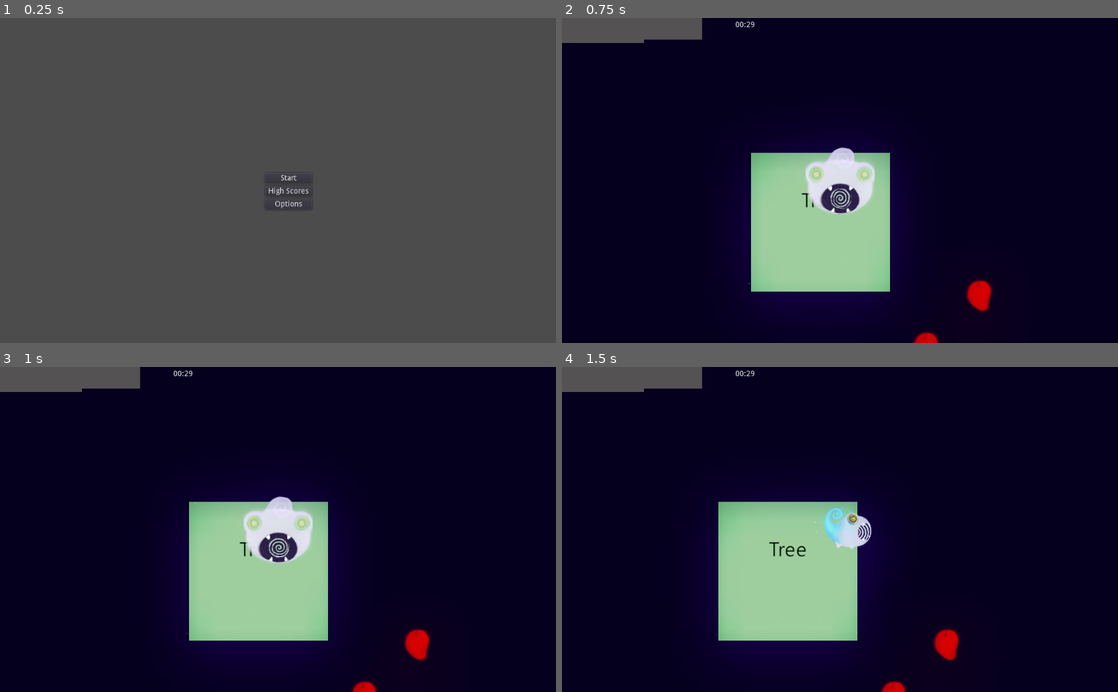
Above: before the commit, frames 1-4 (two rows, left to right).
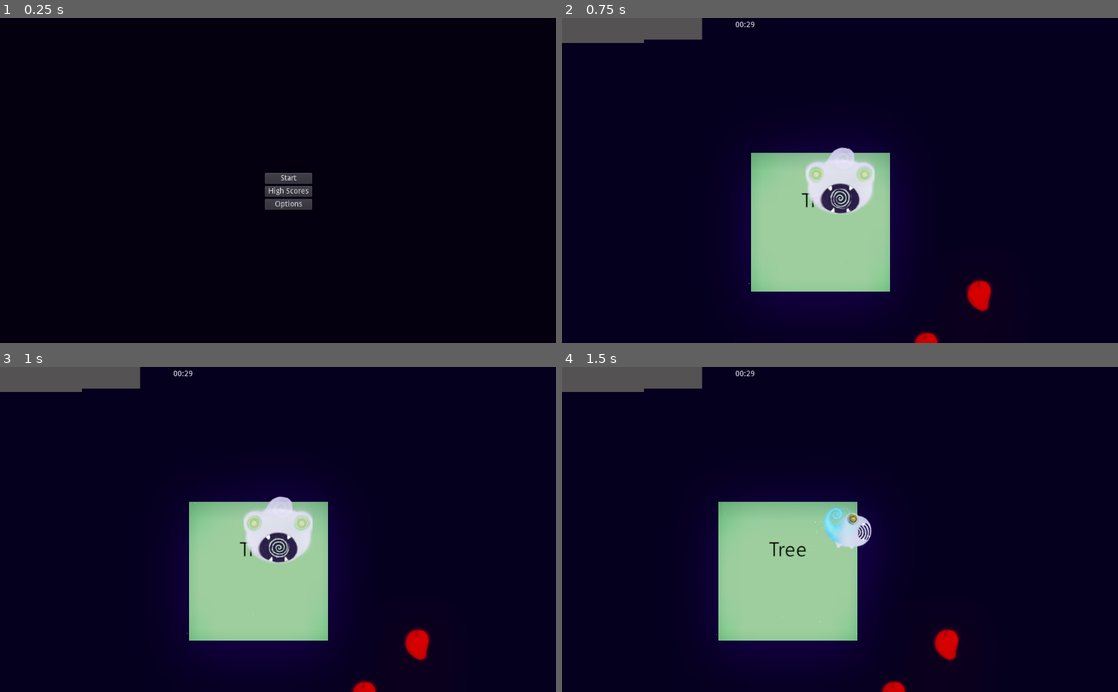
Above: after the commit, the same moments.

Repository: FastLikeAstar/HedgeJam4
Game: Godot game, scene res://Menu.tscn
Two runs of this game, one before a commit and one after it. Both use one fixed random seed, a clock stepped at 60 frames per second and the inputs below.
Inputs:
- Up to frame 1 (0.25 s): no input
- Up to frame 2 (0.75 s): click "Start" at 0.5 s
- Up to frame 3 (1 s): no input
- Up to frame 4 (1.5 s): hold D (right) from 1.28 s (still down); tap Space (run_faster) at 1.35 s

The runs differ from the first frame. In frame 1, 99% of the frame differs, in the area x 0-100%, y 0-100%; in frame 2, nothing differs; in frame 3, nothing differs; in frame 4, nothing differs.

Commit message:
syncing to update art

Diff:
--- a/Menu.gd
+++ b/Menu.gd
@@ -8,7 +8,7 @@
 
 # Called when the node enters the scene tree for the first time.
 func _ready():
-	pass # Replace with function body.
+	VisualServer.set_default_clear_color(Color("#04000f"));
 
 
 # Called every frame. 'delta' is the elapsed time since the previous frame.
